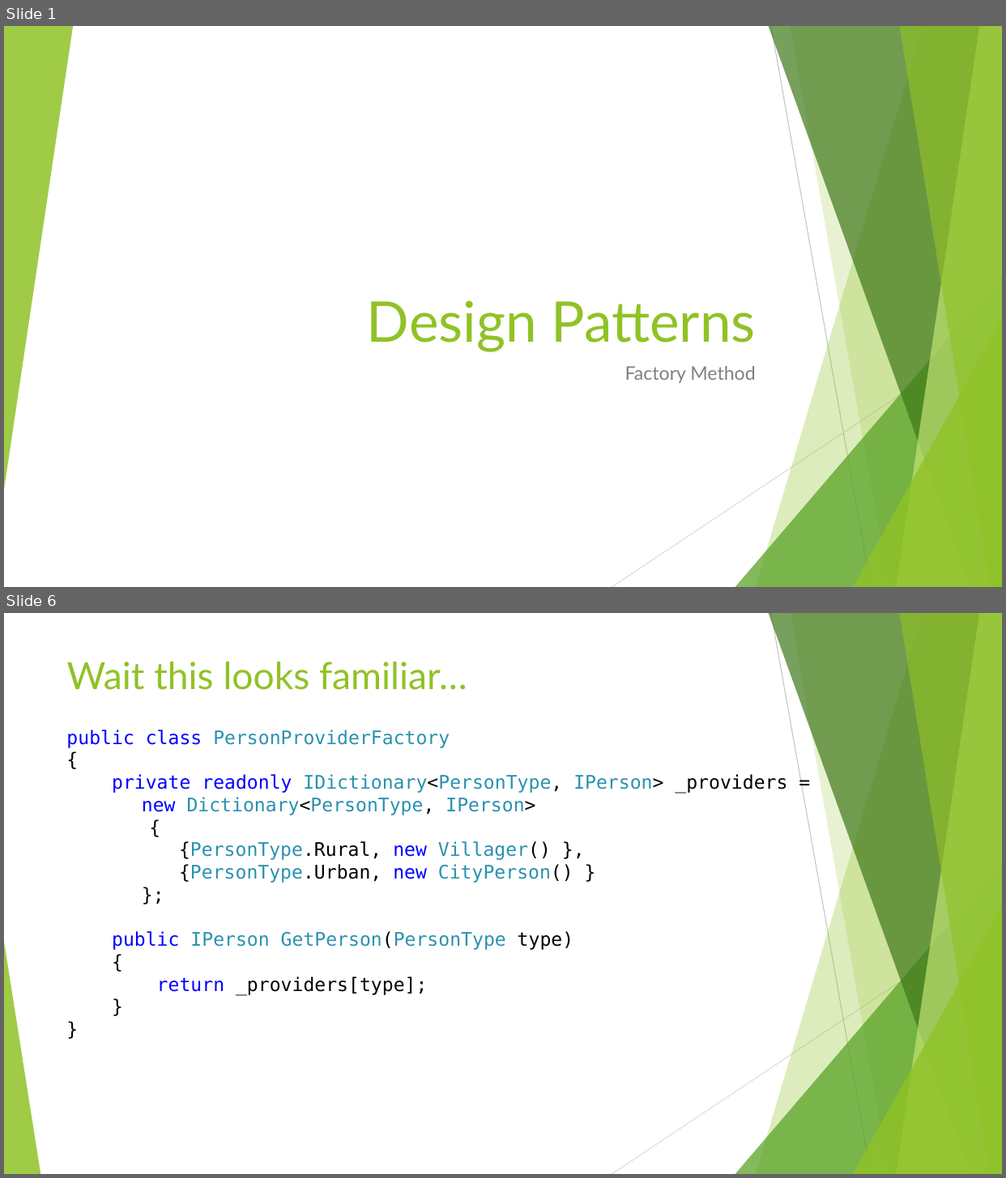
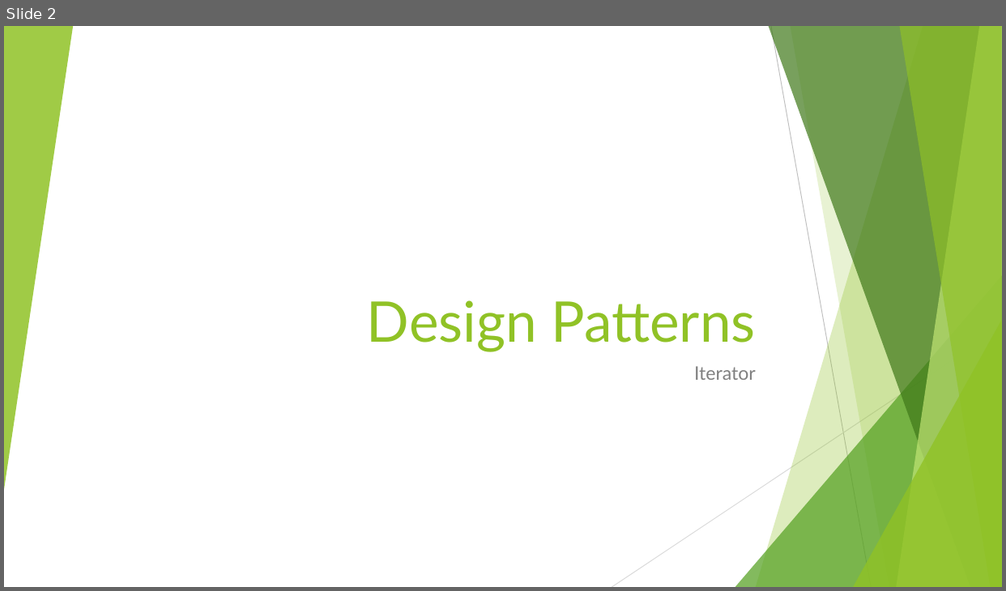
Before and after one commit to cmelende/Design-Patterns, a slide deck: Notes/Powerpoints/Iterator.pptx. Shown one above the other, each under a label of ours: slides 1 and 6 before the commit, slide 2 after it; the slides between them are not shown. The pictures are 1006x1178 and 1006x591 pixels, drawn with LibreOffice and Linux fonts; fonts in the diff are those of the drawing. Boxes give left, top, right and bottom in pixels: in the first picture for what was removed or moved away, otherwise in the second. Text is boxed around its words. In the diff, an @@ line names an element or a change of style, - is before the commit and + after.

```diff
--- a/Notes/Powerpoints/Iterator.pptx
+++ b/Notes/Powerpoints/Iterator.pptx
@@ slide 6 removed at (4, 613, 1002, 1174), background #FFFFFF; not listed: 9 template elements that a slide beside it also shows @@
@@ title removed at (67, 662, 467, 690) @@
-Wait this looks familiar…
@@ text removed at (66, 730, 787, 996) @@
-public class PersonProviderFactory
-{
-private readonly IDictionary<PersonType, IPerson> _providers =
-new Dictionary<PersonType, IPerson>
-{
-{PersonType.Rural, new Villager() },
-{PersonType.Urban, new CityPerson() }
-};
-public IPerson GetPerson(PersonType type)
-{
-return _providers[type];
-}
-}
@@ triangle removed at (4, 942, 40, 1174) @@
@@ what was slide 1 is now slide 2 @@
@@ slide 2 changed as well @@
@@ subtitle at (694, 366, 756, 380): text changed @@
-Factory Method
+Iterator
```
Also in this commit, not shown: 2 other slides changed, 1 slide added, 3 other slides removed, 15 other files.
